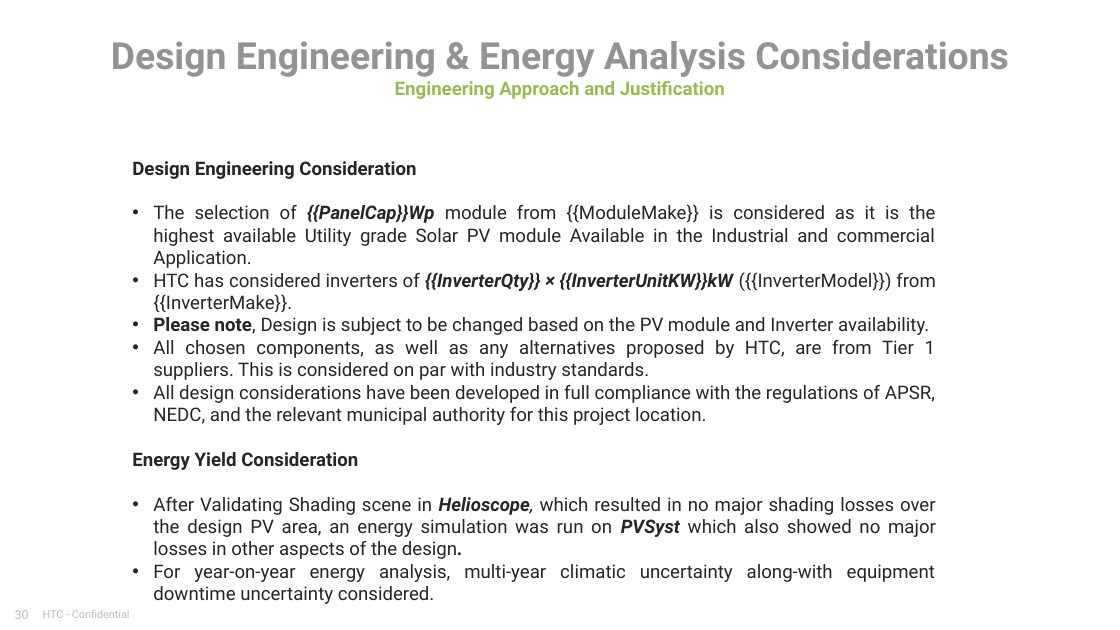
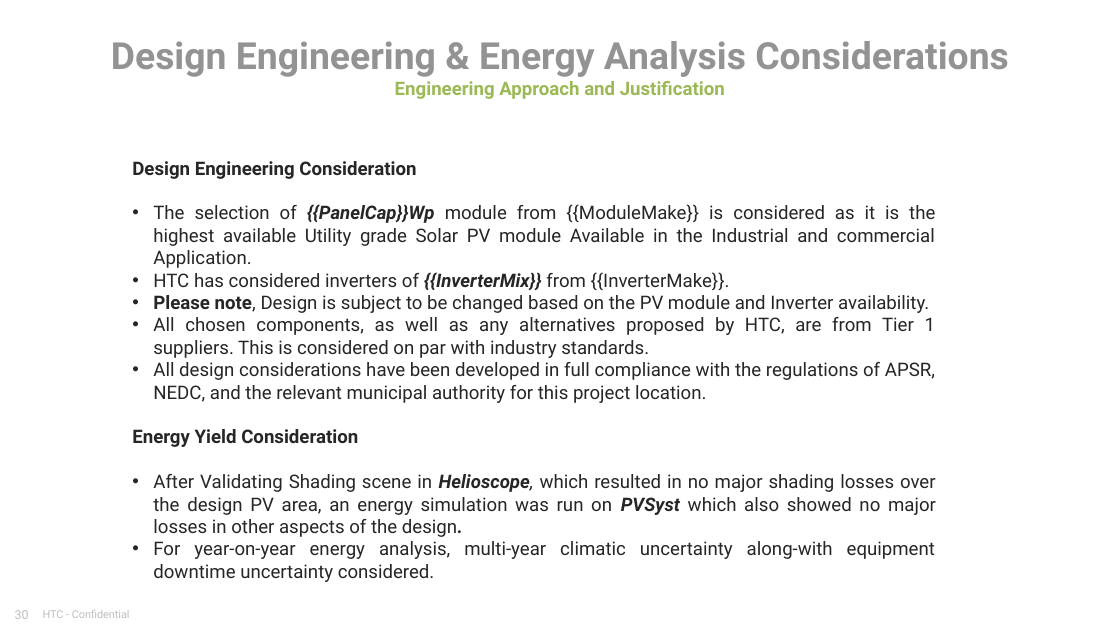
Before and after one commit to MohammedAlLawati/pv-toolkit, a slide deck: slide 30 of web/templates/offer_deck.pptx. Drawn at 1120x630 pixels with LibreOffice and Linux fonts; fonts in the diff are those of the drawing. Boxes give left, top, right and bottom in pixels: in the first picture for what was removed or moved away, otherwise in the second. Text is boxed around its words. In the diff, an @@ line names an element or a change of style, - is before the commit and + after.

```diff
--- a/web/templates/offer_deck.pptx
+++ b/web/templates/offer_deck.pptx
@@ text at [153, 272, 730, 290]: text changed @@
-• HTC has considered inverters of {{InverterQty}} × {{InverterUnitKW}}kW ({{InverterModel}}) from {{InverterMake}}.
+• HTC has considered inverters of {{InverterMix}} from {{InverterMake}}.
```
Also in this commit, not shown: 1 other slide changed, 16 other files.
